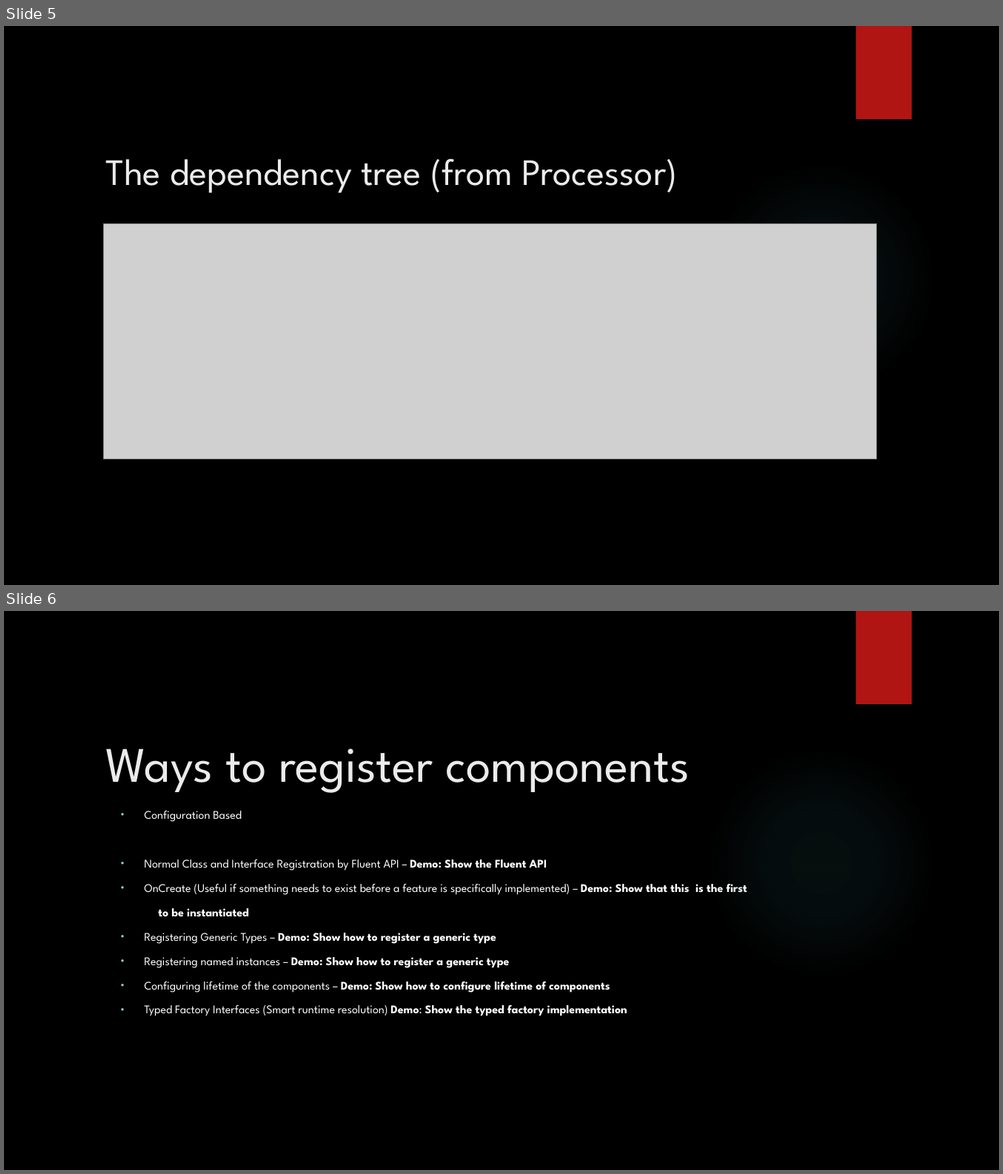
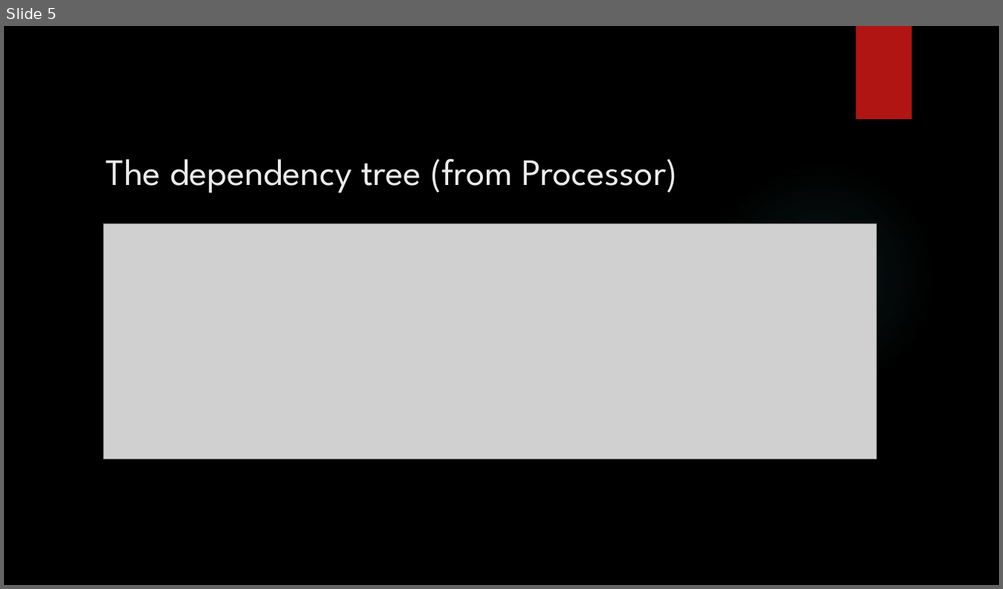
Before and after one commit to jscanlon77/dependency-injection, a slide deck: Castle Windsor Inversion of Control.pptx. Shown one above the other, each under a label of ours: slides 5 and 6 before the commit, slide 5 after it. The pictures are 1003x1174 and 1003x589 pixels, drawn with LibreOffice and Linux fonts; fonts in the diff are those of the drawing; grey boxes stand for pictures; background and template pictures are left out. Boxes give left, top, right and bottom in pixels: in the first picture for what was removed or moved away, otherwise in the second. Text is boxed around its words. In the diff, an @@ line names an element or a change of style, - is before the commit and + after.

```diff
--- a/Castle Windsor Inversion of Control.pptx
+++ b/Castle Windsor Inversion of Control.pptx
@@ slide 6 removed at <box>4,611,999,1170</box>, background picture (left out); not listed: 2 template elements that a slide beside it also shows @@
@@ title removed at <box>105,749,690,793</box> @@
-Ways to register components
@@ text removed at <box>144,860,747,1017</box> @@
-• Configuration Based
-• Normal Class and Interface Registration by Fluent API – Demo: Show the Fluent API
-• OnCreate (Useful if something needs to exist before a feature is specifically implemented) – Demo: Show that this is the first
-to be instantiated
-• Registering Generic Types – Demo: Show how to register a generic type
-• Registering named instances – Demo: Show how to register a generic type
-• Configuring lifetime of the components – Demo: Show how to configure lifetime of components
-• Typed Factory Interfaces (Smart runtime resolution) Demo: Show the typed factory implementation
```
Also in this commit, not shown: 5 slides changed, 5 slides added, 1 other slide removed.
